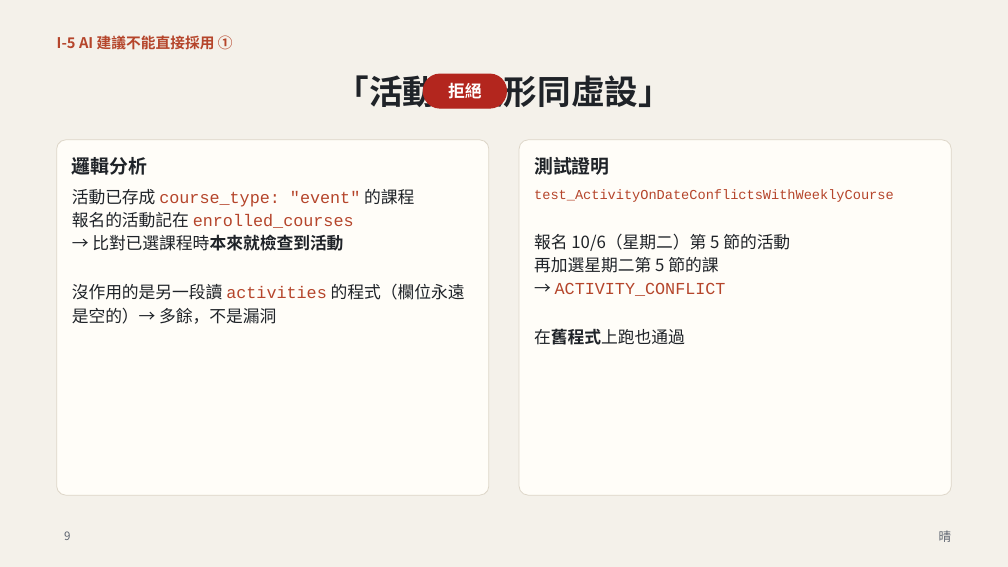
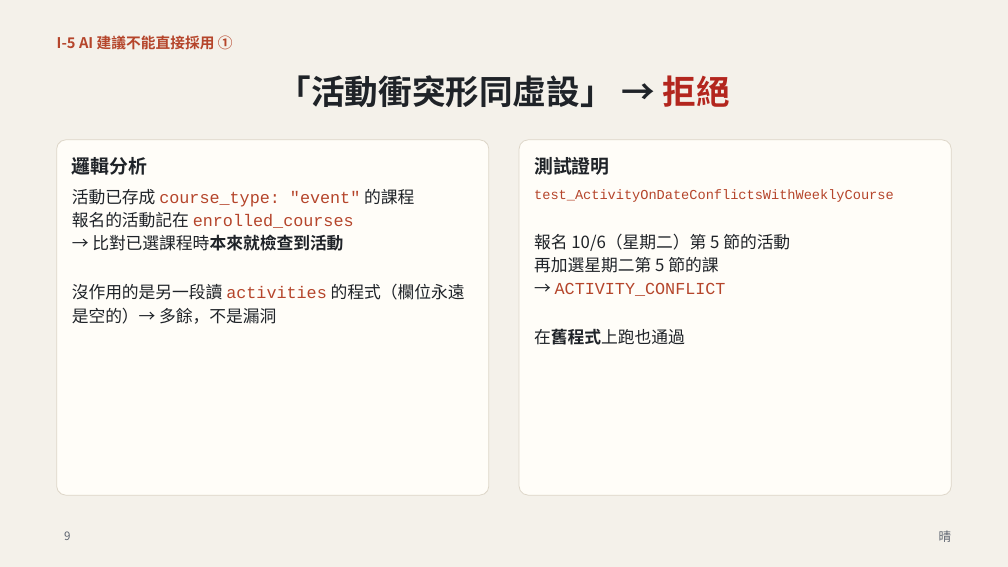
Before and after one commit to Xoyiun/GuoLao-sGroupAssignment, a slide deck: slide 9 of 影片I/投影片.pptx. Drawn at 1008x567 pixels with LibreOffice and Linux fonts; fonts in the diff are those of the drawing. Boxes give left, top, right and bottom in pixels: in the first picture for what was removed or moved away, otherwise in the second. Text is boxed around its words. In the diff, an @@ line names an element or a change of style, - is before the commit and + after.

```diff
--- a/影片I/投影片.pptx
+++ b/影片I/投影片.pptx
@@ title at bbox=[278, 75, 730, 107]: text changed @@
-「活動衝突形同虛設」
+「活動衝突形同虛設」 → 拒絕
@@ rounded rectangle removed at bbox=[423, 74, 507, 108] @@
@@ text removed at bbox=[448, 80, 482, 102] @@
-拒絕
```
